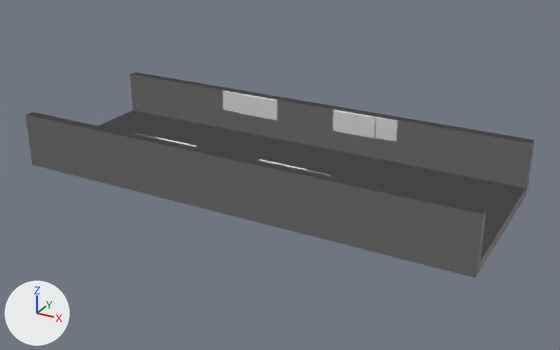
Renders of the Blender file public/assets/track.blend from each side of a commit.
One viewpoint serves both versions: a camera (50 mm lens) standing at (47.2, -82.8, 41.6) and looking at (1.8, -0.3, 0.4). Lighting does not change. The marker at lower left points along +X, +Y and +Z.
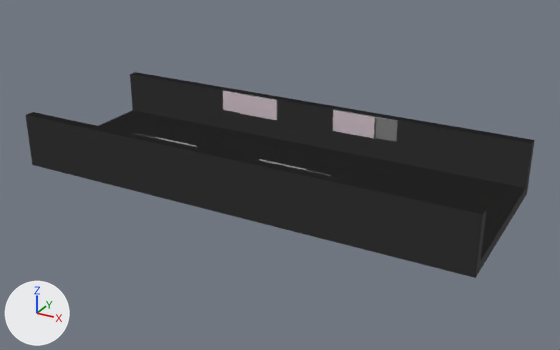
Edits to the scene script, one JSON object a line:
```json
{"op": "set", "path": "mat_material.base_color", "old": "(0.8, 0.8, 0.8)", "new": "(0.26, 0.26, 0.26)", "note": "white #e7e7e7 -> grey #8b8b8b"}
{"op": "add", "block": "mat_material_001", "code": ["mat_material_001 = principled_material('Material.001')", "mat_material_001.base_color = (0.8, 0.666, 0.734)  # white #e7d5de"]}
{"block": "me_cube", "where": "# used by ob_cube; location = (0.0, 0.0, 0.0); scale = (-31.3, 1.3, -0.677)"}
{"op": "remove", "block": "me_cube", "code": "me_cube.from_pydata(...)  # 76 vertices, 69 faces; spans x -1.0..1.0, y -9.07..0.0, z -9.9..1.0"}
{"op": "add", "block": "me_cube", "code": "me_cube.from_pydata(...)  # 280 vertices, 276 faces; spans x -1.0..1.0, y -9.07..9.07, z -9.9..1.0"}
{"block": "me_cube", "change": "me_cube part 1: a new loose piece of 140 vertices spanning x -1.0..1.0, y -9.07..9.07, z -9.9..1.0"}
{"block": "me_cube", "change": "me_cube part 2"}
{"block": "me_cube", "change": "28 vertices are added at x -0.34..0.44, y 7.69..9.07, z -9.9..-1.0"}
{"block": "me_cube", "change": "12 new vertices lie (0.0, 8.02, 0.0) away from vertices in x -1.0..1.0, y 0.0, z -1.0..1.0"}
{"block": "me_cube", "change": "8 new vertices lie (0.0, 1.05, 0.0) away from vertices in x -1.0..1.0, y 8.02, z -1.0..1.0"}
{"block": "me_cube", "change": "8 new vertices lie (0.0, 0.0, -4.45) away from vertices in x -1.0..1.0, y 8.02..9.07, z -1.0"}
{"block": "me_cube", "change": "8 new vertices lie (0.0, 0.0, -4.45) away from vertices in x -1.0..1.0, y 8.02..9.07, z -5.45"}
{"block": "me_cube", "change": "63 new faces join them, mat_material (grey #8b8b8b)"}
{"block": "me_cube", "change": "6 new faces join them, mat_material_001 (white #e7d5de)"}
{"block": "me_cube", "change": "me_cube part 3: 6 faces spanning x -0.34..0.44, y -7.94..-7.69, z -9.9..-5.45 switch from mat_material (white #e7e7e7) to mat_material_001 (white #e7d5de)"}
{"op": "remove", "block": "ob_cube", "code": "_m = ob_cube.modifiers.new('Mirror', 'MIRROR')"}
{"op": "remove", "block": "ob_cube", "code": "_m.use_axis = (True, True, False)"}
```

What differs and where, as boxes [x1, y1, x2, y2] in the pictures (560 x 350 px):
```json
{"object": "Cube", "change": "recoloured", "before": [26, 72, 535, 278], "after": [26, 72, 535, 278]}
{"part": 1, "of": "me_cube", "change": "added", "after": [26, 72, 535, 278]}
{"part": 2, "of": "me_cube", "change": "added", "after": [101, 72, 532, 220]}
{"part": 3, "of": "me_cube", "change": "recoloured", "before": [223, 91, 397, 142]}
```
